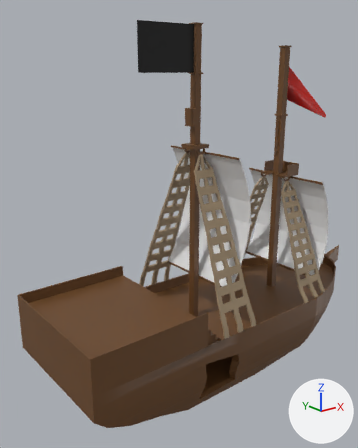
The FBX model StarHunter/Assets/Resources/ship.fbx: old version first, new version second.
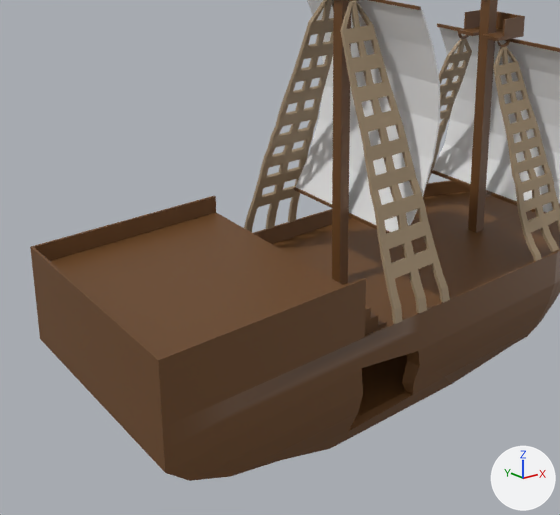
Old and new are each drawn whole from a camera (50 mm lens) standing at (-3.26, -3.07, 2.12) and looking at (-0.61, 0.24, 0.8) and again close up on the part from 0% to 89% of the width and 34% to 100% of the height. Arrows for +X, +Y and +Z are at lower right; the lights stay in place. Where no turn or scale is listed for an object, it has been applied to the vertices.
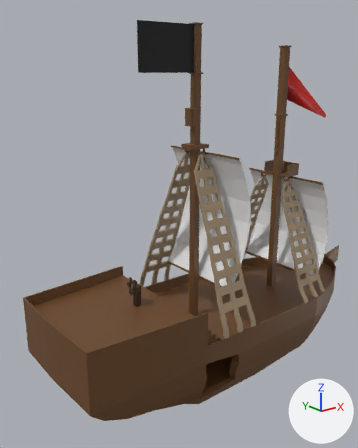
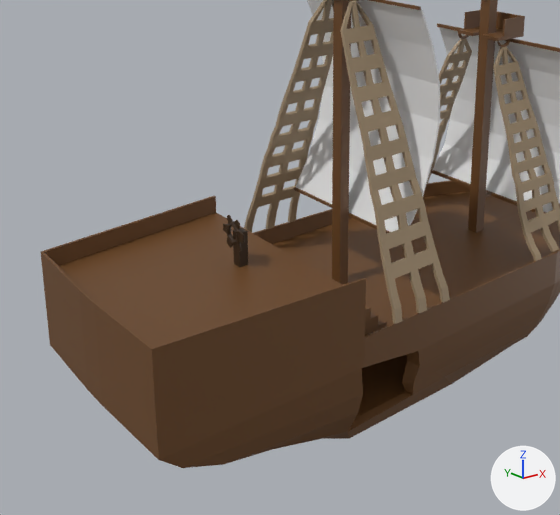
Commit message: update ship

The change, as a list of edits to the scene's bpy script:
```text
Add mat_material_005:
    mat_material_005 = principled_material('Material.005')
    mat_material_005.base_color = (0.0395, 0.0194, 0.007)  # brown #382614
Change me_plane_002:
    used by ob_plane; location = (0.0, 0.0, 0.0)
    remove me_plane_002.from_pydata(...)  # 2693 vertices, 2878 faces; spans x -2.0..1.56, y -0.6..0.6, z -0.51..2.46
    add me_plane_002.from_pydata(...)  # 2702 vertices, 2888 faces; spans x -2.0..1.56, y -0.6..0.6, z -0.51..2.46
    me_plane_002 part 1
    9 vertices in x -2.0..-1.1, y -0.6..-0.48, z -0.5..0.38 move by (0.02, 0.08, 0.0)
    5 vertices in x -1.97..-1.91, y -0.52, z -0.11..0.28 move by (0.02, 0.13, 0.0)
    5 vertices in x -1.46..-1.27, y -0.52, z -0.39..-0.27 move by (0.0, 0.07, 0.0)
    13 vertices move from x -1.98..-1.15, y -0.59..-0.51, z -0.39..0.38 to x -1.97..-1.15, y -0.52..-0.38, z -0.39..0.38
    me_plane_002 part 2
    9 vertices in x -2.0..-1.1, y 0.48..0.6, z -0.5..0.38 move by (0.02, -0.08, 0.0)
    5 vertices in x -1.97..-1.91, y 0.52, z -0.11..0.28 move by (0.02, -0.13, 0.0)
    5 vertices in x -1.46..-1.27, y 0.52, z -0.39..-0.27 move by (0.0, -0.07, 0.0)
    13 vertices move from x -1.98..-1.15, y 0.51..0.59, z -0.39..0.38 to x -1.97..-1.15, y 0.38..0.52, z -0.39..0.38
Add me_cube:
    me_cube.from_pydata(...)  # 128 vertices, 126 faces; spans x -0.046..0.024, y -0.083..0.087, z -0.085..0.161
    me_cube.materials.append(mat_material_005)  # brown #382614
Add ob_cube:
    ob_cube = bpy.data.objects.new('Cube', me_cube)
    ob_cube.location = (-1.238, 0.0, 0.375)
```

Pixel boxes [x1, y1, x2, y2] of what changed, in the close-ups (560 x 515 px; the box of a moved part takes in the faces that stretch with it):
'Plane', reshaped
    before: [30, 0, 560, 481]
    after: [41, 0, 560, 468]
'Cube', added (brown)
    after: [223, 215, 248, 267]
part 1 of me_plane_002, moved or reshaped
    before: [94, 259, 366, 481]
    after: [94, 259, 366, 468]
part 2 of me_plane_002, moved or reshaped
    before: [30, 196, 267, 390]
    after: [41, 196, 267, 390]
